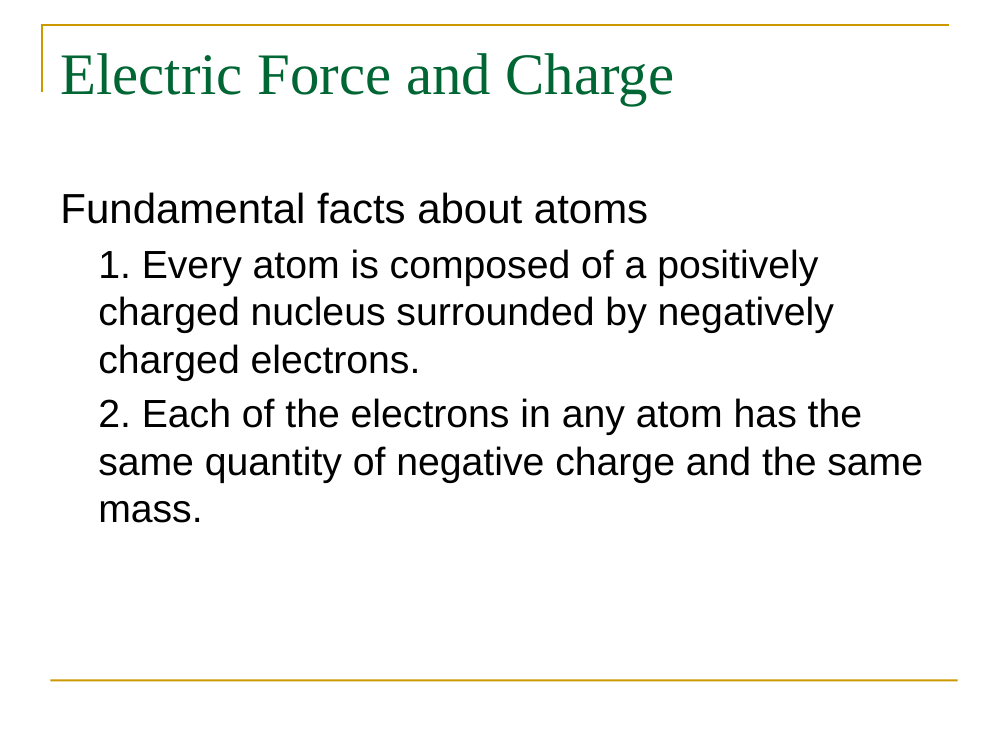
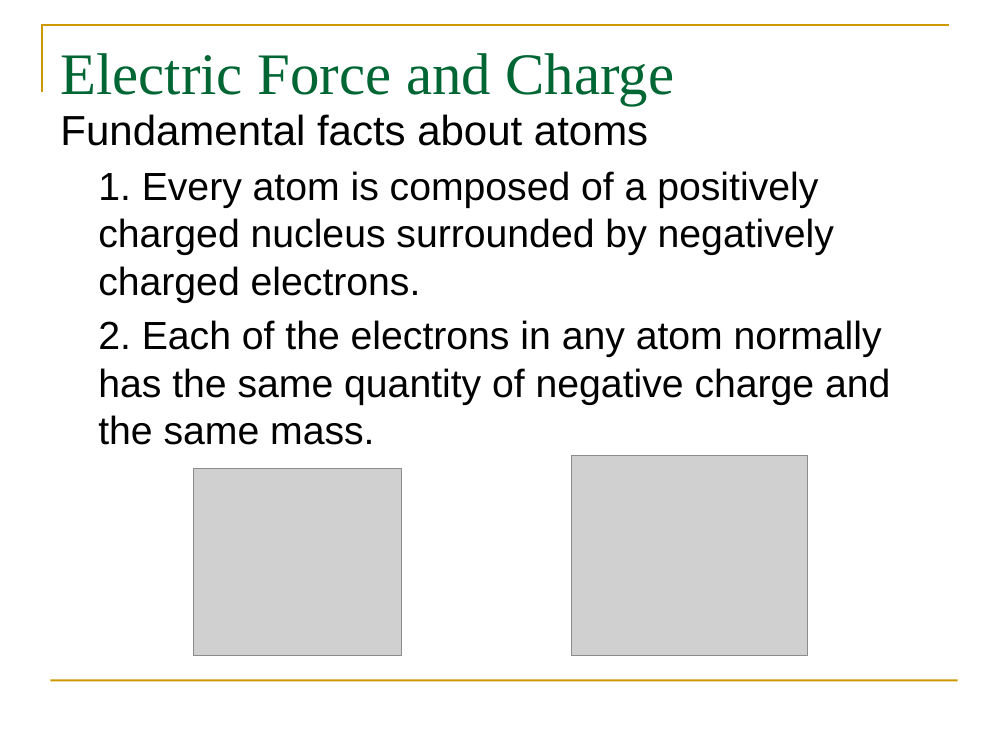
Before and after one commit to pcomitz/physics, a slide deck: slide 7 of mod4_wk6/phy_wk6_mod4_part1.pptx. Drawn at 1008x756 pixels with LibreOffice and Linux fonts; fonts in the diff are those of the drawing; grey boxes stand for pictures. Boxes give left, top, right and bottom in pixels: in the first picture for what was removed or moved away, otherwise in the second. Text is boxed around its words. In the diff, an @@ line names an element or a change of style, - is before the commit and + after.

```diff
--- a/mod4_wk6/phy_wk6_mod4_part1.pptx
+++ b/mod4_wk6/phy_wk6_mod4_part1.pptx
@@ text "Fundamental facts about atoms": place and size @@
-text "Fundamental facts about atoms" at [60,192,923,523]
+text "Fundamental facts about atoms" at [60,114,890,445]
@@ text at [98,320,890,445]: text changed @@
-2. Each of the electrons in any atom has the same quantity of negative charge and the same mass.
+2. Each of the electrons in any atom normally has the same quantity of negative charge and the same mass.
@@ picture added at [194,469,401,655] @@
@@ picture added at [572,456,807,656] @@
```
Also in this commit, not shown: 10 other slides changed, 6 slides added, 3 slides removed.
